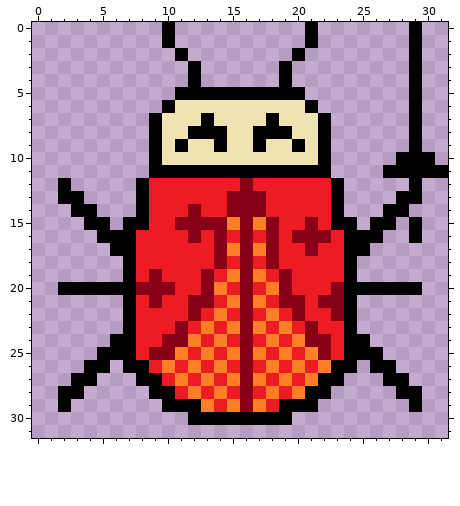
Edited in one commit: pixel-art sprite (Images/bug-male-red.png). That is the earlier state.
The file is 32x32 pixels.
Now the later version:
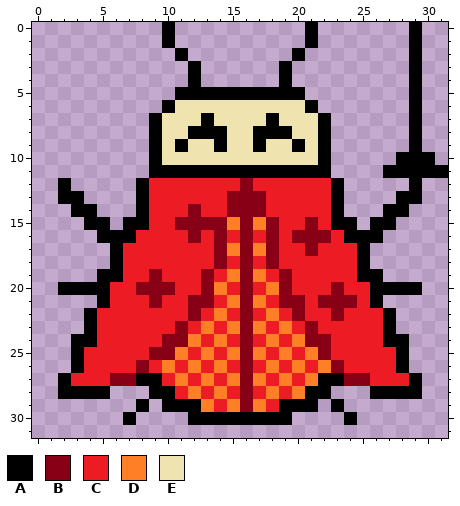
Palette (. is transparent): A #000000  B #880015  C #ed1c24  D #ff7f27  E #efe4b0
Changes in this commit:
Colour A now appears in row 18 at x 6 and 25; in row 19 at x 5 to 6 and 25 to 26; in row 21 at x 5 and 26; in rows 22 to 23 at x 4 and 27; in row 24 at x 3 to 4 and 27 to 28; in rows 25 to 26 at x 3 and 28.
Colour A now appears in row 27 at x 2 and 29; in row 28 at x 4 to 5 and 26 to 27; in row 29 at x 8 and 23; in row 30 at x 7 and 24.
Colour B now appears in row 27 at x 6 to 7 and 24 to 25.
The author changed colour A to colour B in row 21 at x 24; in row 26 at x 8 and 23.
Colour C now appears in row 21 at x 6 and 25; in rows 22 to 23 at x 5 to 6 and 25 to 26; in row 24 at x 5 and 26; in row 25 at x 4 and 27; in row 26 at x 6 and 25; in row 27 at x 5 and 26.
The author changed colour A to colour C in rows 17 to 19 at x 7 and 24; in row 20 at x 6 to 7 and 24 to 25; in row 21 at x 7; in rows 22 to 23 at x 7 and 24; in row 24 at x 6 to 7 and 24 to 25; in row 25 at x 5 to 7 and 24 to 26.
The author changed colour A to colour C in row 26 at x 4 to 5, 7, 24 and 26 to 27; in row 27 at x 3 to 4 and 27 to 28.
The edit erases colour A in rows 15 to 16 at x 29; in row 29 at x 2 and 29.
Pixel boxes of the changes (left, top, right, bottom) in both pictures:
changed: (331, 217, 422, 425)
changed: (58, 243, 149, 425)
